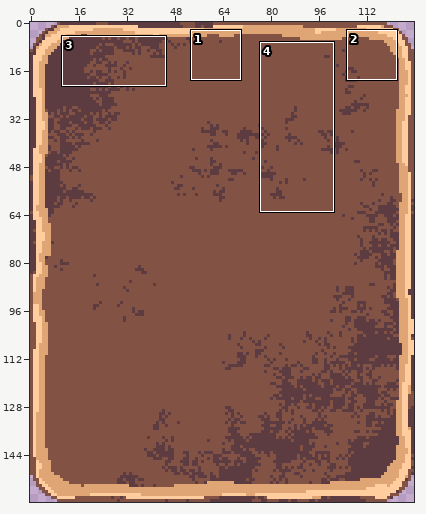
Pixel-art file -- lockdeck/assets/card/card.aseprite. The first picture is a wide view before the edit; the outline marks the close-up.
Close-up. The starting point:
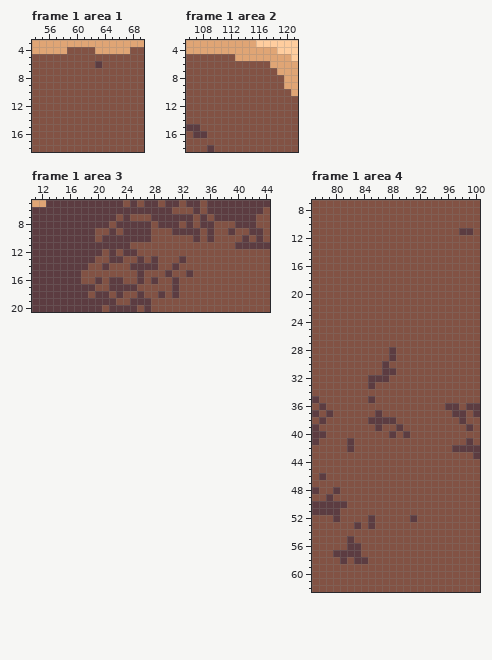
128x160 pixels, 2 frames. Shown: frame 1 area 1: x 54..69, y 3..18; frame 1 area 2: x 106..121, y 3..18; frame 1 area 3: x 11..44, y 5..20; frame 1 area 4: x 77..100, y 7..62.
The result:
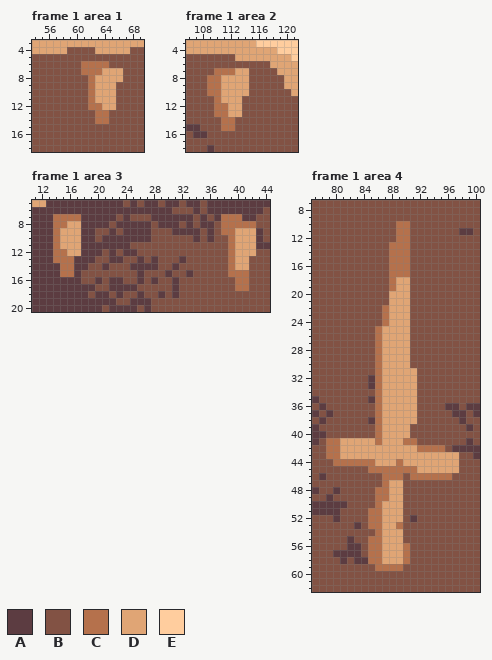
Palette (. is transparent): A #5c3c41  B #825244  C #b5714c  D #e0a575  E #ffcd9e
From old to new:
layer "pos marks" added
layer "pos mark highlight" added
Changed rows in their new state; - is an unchanged pixel.
Frame 1 area 1, layers "pos mark highlight", "pos marks":
first column x 61:
 6 CCCC--
 7 CCCDDD
 8 -CDDDD
 9 -CDDD-
10 -CDDD-
11 -CDDD-
12 -CCDD-
13 --CC--
14 --CC--
Frame 1 area 2, layers "pos mark highlight", "pos marks":
first column x 109:
 7 -CCCDD
 8 CCDDDD
 9 CCDDDD
10 CCDDDD
11 -CDDD-
12 -CCDD-
13 -CCDD-
14 --CC--
15 --CC--
Frame 1 area 3, layers "pos mark highlight", "pos marks":
first column x 14:
 7 CCCC--------------------CCC--
 8 CCDD--------------------CCCCC
 9 CDDD--------------------CCDDD
10 CDDD---------------------CDDD
11 CDDD---------------------CDDD
12 CCDD---------------------CDDD
13 CCC----------------------CDD-
14 -CC----------------------CDD-
15 -CC----------------------CCC-
16 --------------------------CC-
17 --------------------------CC-
Frame 1 area 4, layers "pos mark highlight", "pos marks":
first column x 79:
10 ----------CC-------
11 ----------CC-------
12 ----------CC-------
13 ---------CCC-------
14 ---------CCC-------
15 ---------CCC-------
16 ---------CCC-------
17 ---------CCC-------
18 ---------CDD-------
19 ---------CDD-------
20 ---------DDD-------
21 ---------DDD-------
22 --------CDDD-------
23 --------CDDD-------
24 --------CDDD-------
25 -------CDDDD-------
26 -------CDDDD-------
27 -------CDDDD-------
28 -------CDDDD-------
29 -------CDDDD-------
30 -------CDDDD-------
31 -------CDDDDD------
32 -------CDDDDD------
33 -------CDDDDD------
34 -------CDDDDD------
35 -------CDDDDD------
36 -------CDDDDD------
37 -------CDDDDD------
38 -------CDDDDD------
39 -------CDDDD-------
40 -------CDDDD-------
41 CCDDDDDCDDDCC------
42 CCDDDDDDDDDDDCCCC--
43 CCDDDDDDDDDDDDDDDDD
44 -CCCCCCDDDCDDDDDDDD
45 ------CCCCCCCDDDDDD
46 --------CCC-CCCCCC-
47 --------CDD--------
48 -------CCDD--------
49 -------CCDD--------
50 -------CDDD--------
51 ------CCDDD--------
52 ------CCDDD--------
53 ------CCDDC--------
54 -------CDDD--------
55 ------CCDDD--------
56 ------CCDDDC-------
57 ------CCDDDC-------
58 ------CCDDDC-------
59 -------CCCC--------
